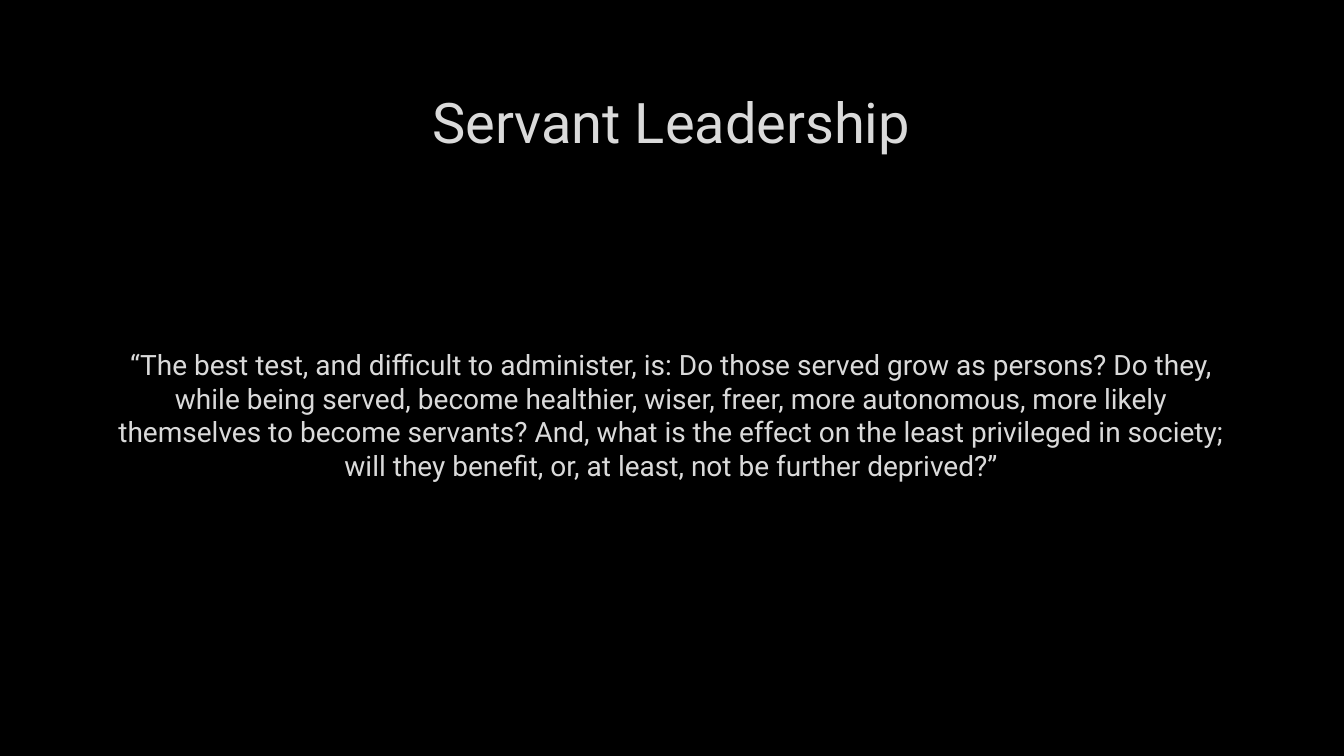
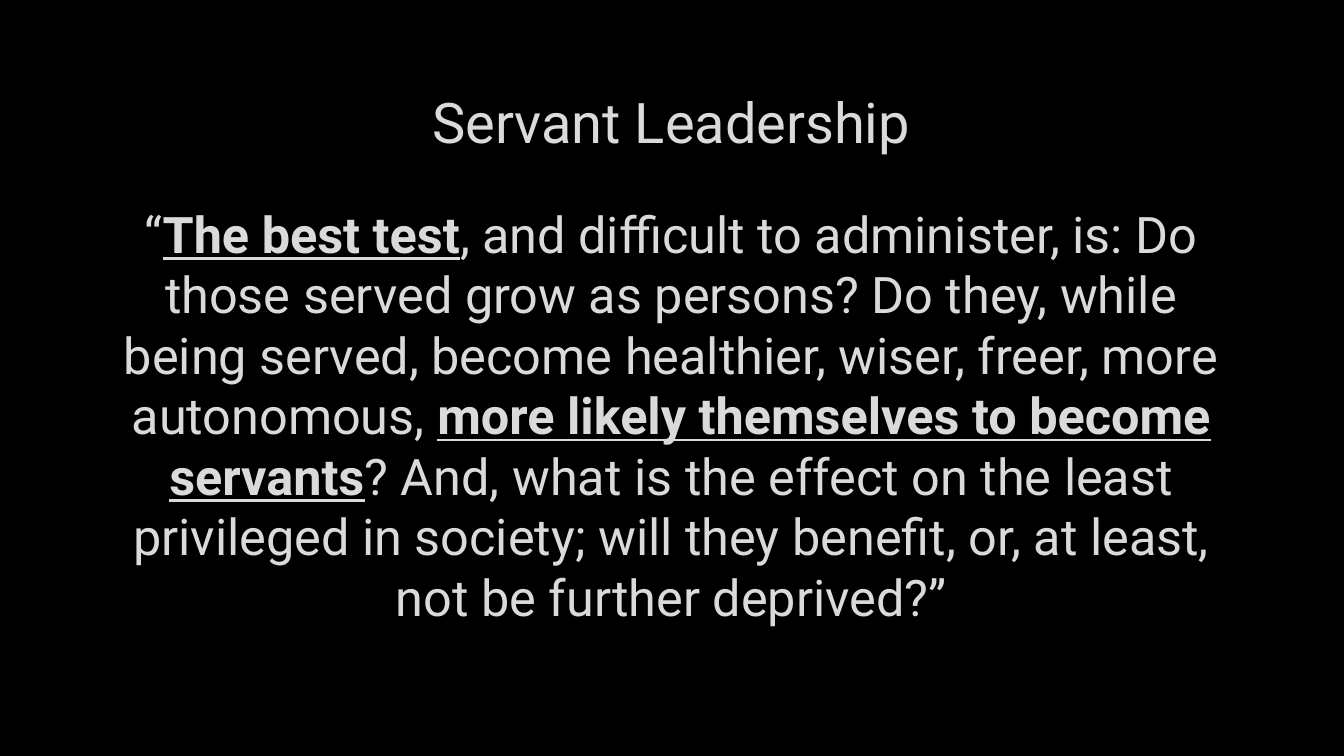
Before and after one commit to jugisahunk/presentations, a slide deck: slide 25 of tortoise-and-hare/tortoise-and-hare.pptx. Drawn at 1344x756 pixels with LibreOffice and Linux fonts; fonts in the diff are those of the drawing; background and template pictures are left out. Boxes give left, top, right and bottom in pixels: in the first picture for what was removed or moved away, otherwise in the second. Text is boxed around its words. In the diff, an @@ line names an element or a change of style, - is before the commit and + after.

```diff
--- a/tortoise-and-hare/tortoise-and-hare.pptx
+++ b/tortoise-and-hare/tortoise-and-hare.pptx
@@ text "“The best test, and difficult ..." at box(124, 214, 1218, 627): size 20 to 36 pt; bold on, underline on in "“The best test, more likely themselves to ..."; more space between paragraphs @@
```
Also in this commit, not shown: 4 other slides changed, 1 other file.
